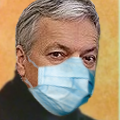
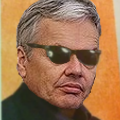
Before/after of a 120×120 layered artwork. What changed in the layer stack:
hid "Layer" over [18, 45, 97, 118]
showed "The Cooler Didier" over [0, 0, 120, 120]
